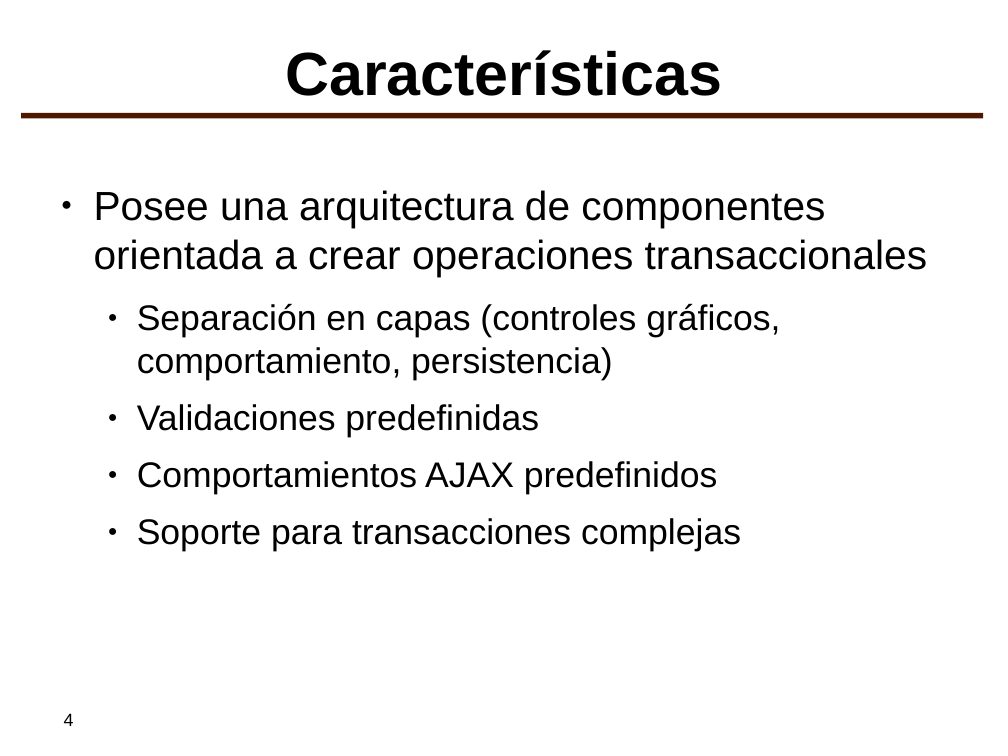
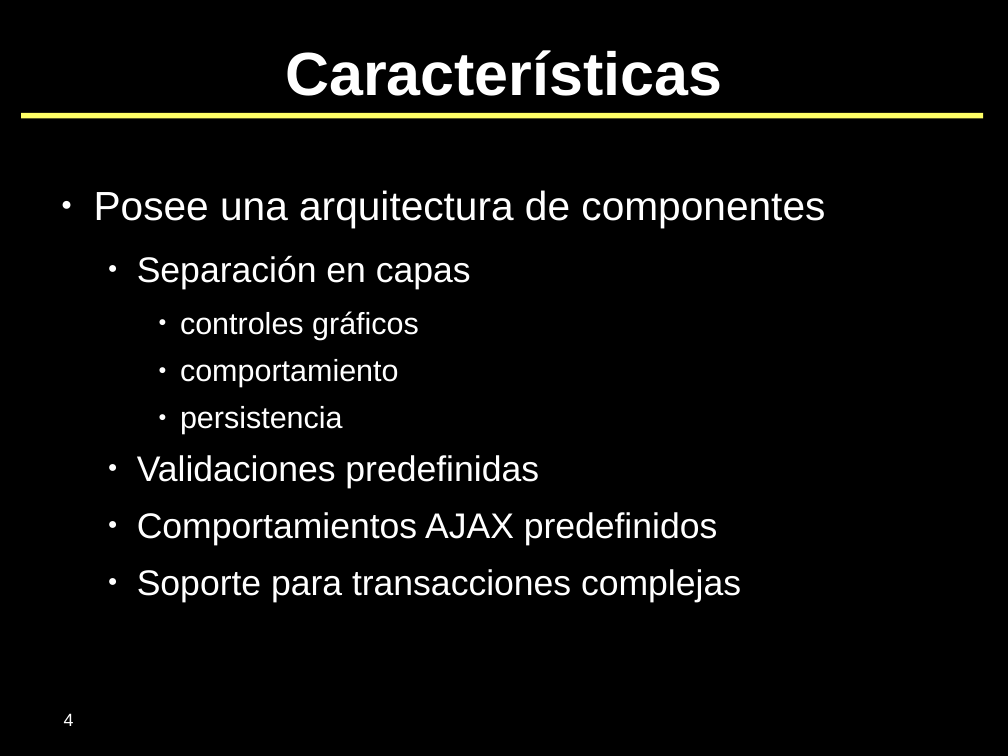
Before and after one commit to SIU-Toba/framework, a slide deck: slide 4 of doc/presentaciones/2007 - CafeConf.odp. Drawn at 1008x756 pixels with LibreOffice and Linux fonts; fonts in the diff are those of the drawing; background and template pictures are left out. Boxes give left, top, right and bottom in pixels: in the first picture for what was removed or moved away, otherwise in the second. Text is boxed around its words. In the diff, an @@ line names an element or a change of style, - is before the commit and + after.

```diff
--- a/doc/presentaciones/2007 - CafeConf.odp
+++ b/doc/presentaciones/2007 - CafeConf.odp
@@ background #FFFFFF to #000000 @@
@@ title "Características" at box(285, 50, 722, 96): text colour #000000 to #FFFFFF @@
@@ line (21, 115) - (983, 115): stroke #4C1900 4.31 pt to #FFFF66 4.31 pt @@
@@ text at box(94, 190, 825, 434): text changed; size 32 to 24 pt; text colour #000000 to #FFFFFF @@
-● Posee una arquitectura de componentes orientada a crear operaciones transaccionales
-  ● Separación en capas (controles gráficos, comportamiento, persistencia)
+● Posee una arquitectura de componentes
+  ● Separación en capas
+    ● controles gráficos
+    ● comportamiento
+    ● persistencia
@@ text at box(137, 455, 741, 602): text colour #000000 to #FFFFFF in "Validaciones predefinidas", "Comportamientos AJAX predefinidos", "Soporte para transacciones complejas"; bullet colour #000000 to #FFFFFF @@
@@ page number at box(64, 713, 74, 726): text colour #000000 to #FFFFFF @@
```
Also in this commit, not shown: 15 other slides changed, 1 slide added, 3 other files.
